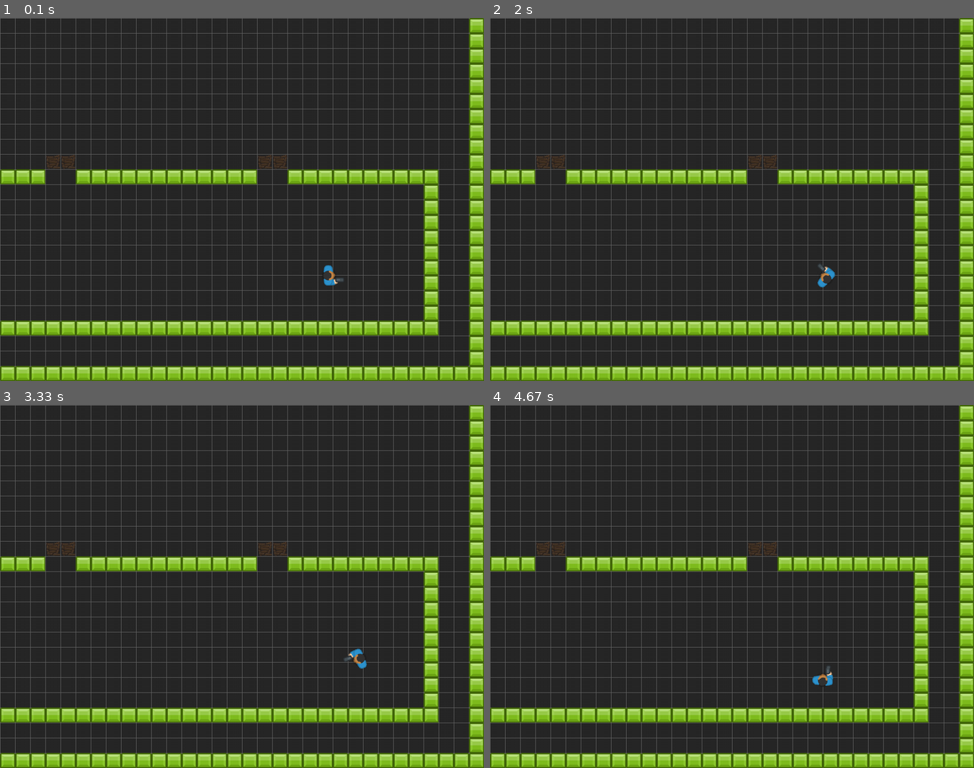
Above: before the commit, frames 1-4 (two rows, left to right).
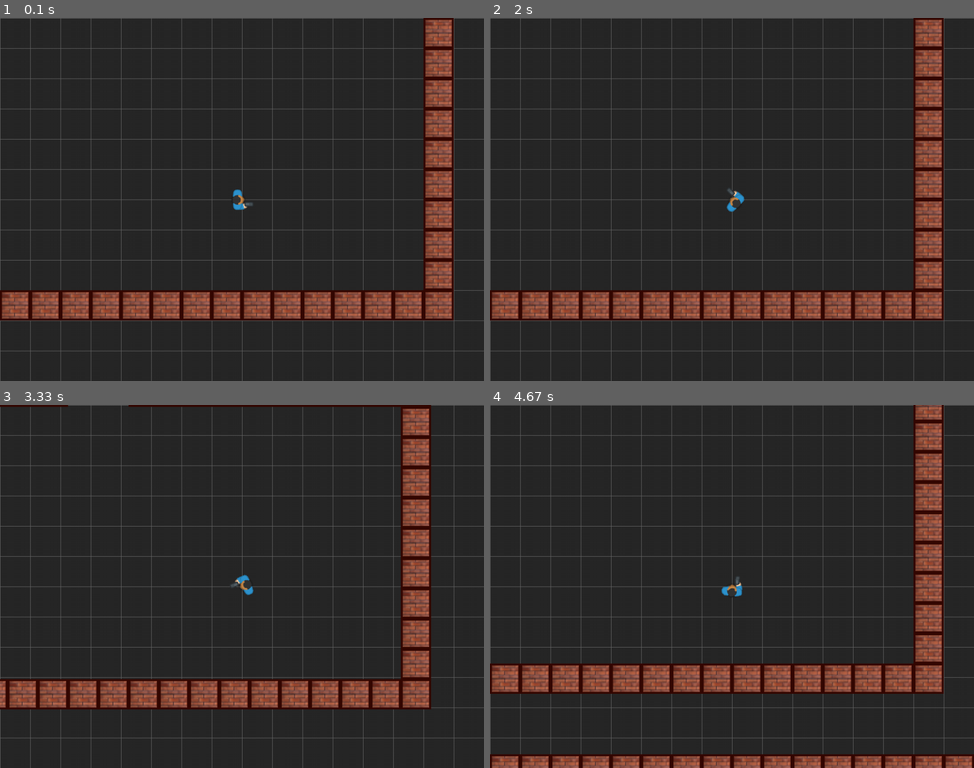
Above: after the commit, the same moments.

Repository: ceefar/PyGame
Game: pygame game, started from v1/main.py
Same seed, same stepped clock (60 frames per second), same inputs: the game is played once before the commit and once after it.
Inputs:
- Up to frame 1 (0.1 s): no input
- Up to frame 2 (2 s): hold Right 0.33-0.8 s; hold Right 0.83-1.13 s; hold Right 1.17-1.63 s; hold Left from 1.67 s (still down)
- Up to frame 3 (3.33 s): release Left at 2.2 s; hold Down 2.23-2.53 s; hold Left 2.57-2.97 s; hold Right from 3 s (still down)
- Up to frame 4 (4.67 s): release Right at 3.37 s; hold Right 3.4-4.03 s; hold Down 4.07-4.43 s; hold Left from 4.47 s (still down)

The runs differ from the first frame. In frame 1, 29% of the frame differs, in the area x 0-100%, y 0-100%; in frame 2, 29%; in frame 3, 29%; in frame 4, 29%.

Commit message:
added wall sprites & ++tilesize for ++immersion

Diff:
--- a/v1/settings.py
+++ b/v1/settings.py
@@ -40,7 +40,7 @@
 TITLE = "Tilemap Demo"
 BGCOLOR = DARKGREY
 
-TILESIZE = 32 # default 32, increase the tilesize to zoom in further (i.e. 64 for twice as close), or decrease (by multiples of 2) to zoom out
+TILESIZE = 64 # default 32, increase the tilesize to zoom in further (i.e. 64 for twice as close), or decrease (by multiples of 2) to zoom out
 GRIDWIDTH = WIDTH / TILESIZE
 GRIDHEIGHT = HEIGHT / TILESIZE
 
@@ -51,7 +51,7 @@
 PLAYER_HIT_RECT = pg.Rect(0,0,20,20)
 
 # More Image settings
-WALL_IMG = "tileGreen_39.png" # 108 x 108 (not right size btw)
+WALL_IMG = "tileBrick_01.png" # tileGreen_39.png note is also 108 x 108 (not right size btw)
 
 # better new test stuff
 BREAK_WALL_0_IMG = "wallTest_0.png"
--- a/v1/sprites.py
+++ b/v1/sprites.py
@@ -361,7 +361,8 @@
         # define vars that mean in future we could have like an action dist, even view dist maybe
         very_very_close = 30 # means in tight spaces only one side or the other but changing the map now anyway so this likely never gets used but nice for reference
         very_close = 50 # might not be agnostic of tilesize btw if changed from 64 that i think im using now
-        close = 80
+        # close = 80 #, 50, 30 < for 32x32 pixel tilessize
+        close = 180 # for 64 tilesize
         if not x:
             x = self.player.pos.x
         if not y:
@@ -369,6 +370,7 @@
         # use hypotenus of the xy vectors to find out how close we are to the player
         pythag_dist = hypot(self.pos.x-x, self.pos.y-y)
         if pythag_dist < close:
+            # print(f"{self.myid=},{pythag_dist=}\n{x=},{y=},{self.pos.y=},{self.pos.x=}")
             self.print_once(f"{pythag_dist=}, {self.myid}, {self.pos.x=}, {self.pos.y=}\n{x=}, {y=}")
         # if we are right next to the sprite our pythag_dist will be the size of the tile e.g. 32
         return True if pythag_dist < close else False
Binary file added: v1/img/tileBrick_01.png
